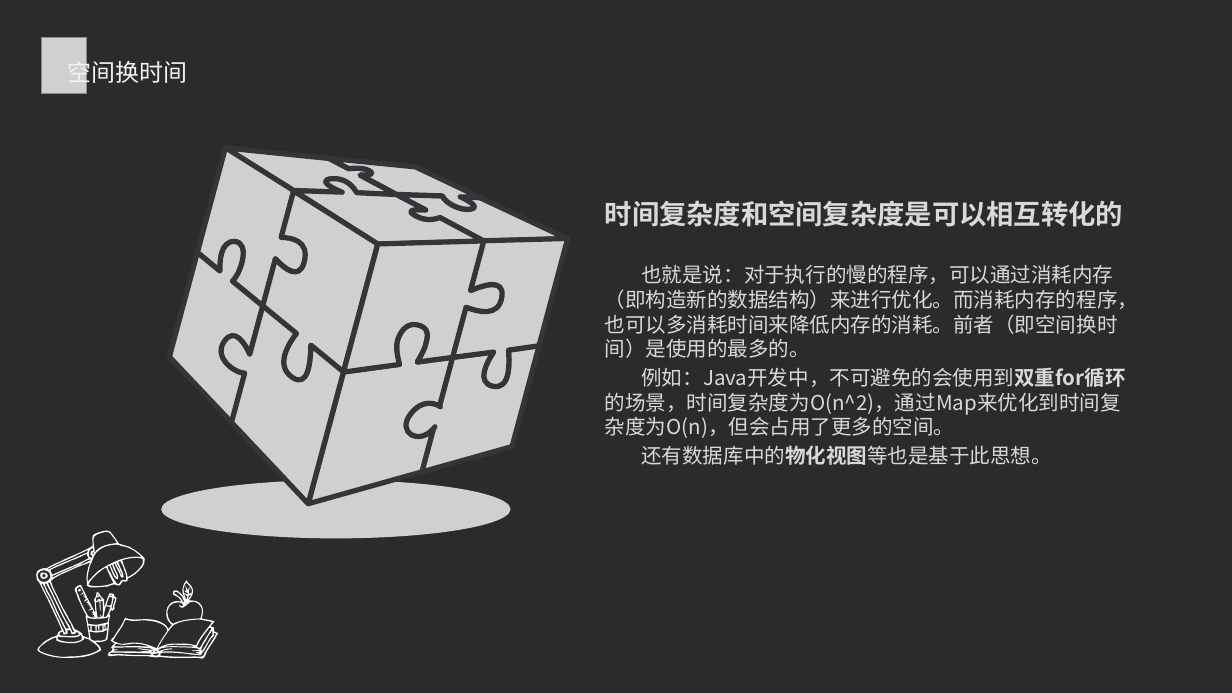
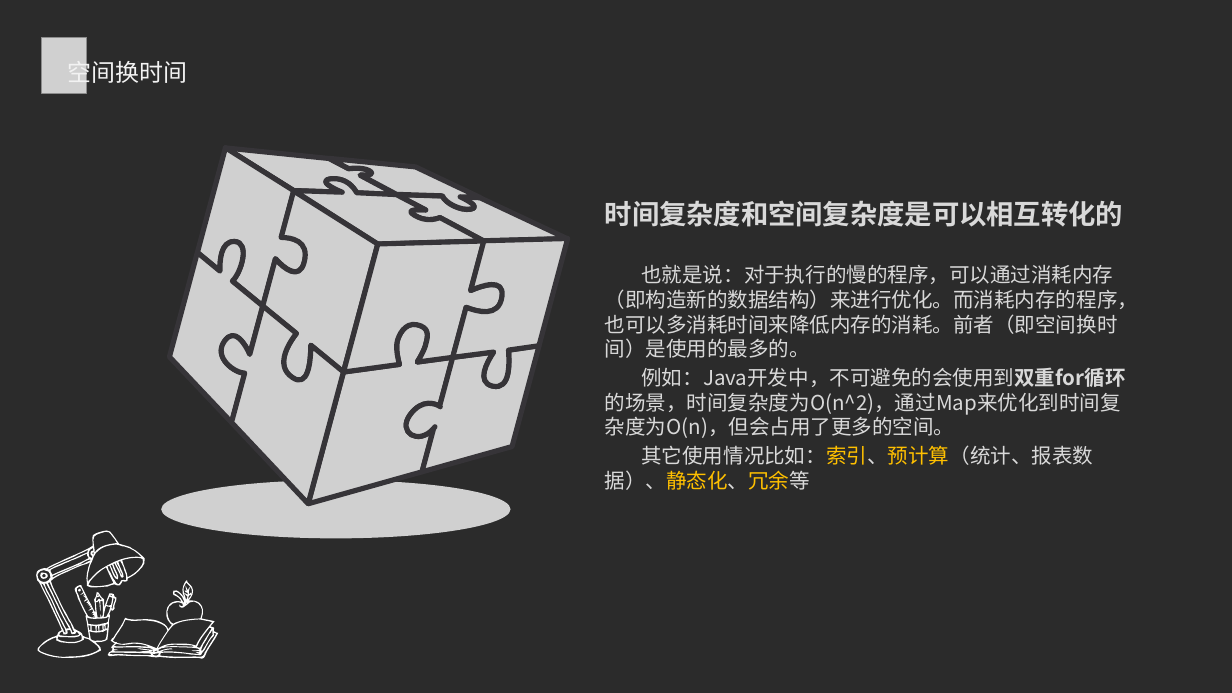
Before and after one commit to mosxuqian/probe, a slide deck: slide 23 of src/main/webapp/doc/design/性能设计.pptx. Drawn at 1232x693 pixels with LibreOffice and Linux fonts; fonts in the diff are those of the drawing; grey boxes stand for pictures; background and template pictures are left out; a plain dark background stands for a picture behind light text. Boxes give left, top, right and bottom in pixels: in the first picture for what was removed or moved away, otherwise in the second. Text is boxed around its words. In the diff, an @@ line names an element or a change of style, - is before the commit and + after.

```diff
--- a/src/main/webapp/doc/design/性能设计.pptx
+++ b/src/main/webapp/doc/design/性能设计.pptx
@@ text at <box>605,445,1093,490</box>: text changed @@
-还有数据库中的物化视图等也是基于此思想。
+其它使用情况比如：索引、预计算（统计、报表数据）、静态化、冗余等
```
Also in this commit, not shown: 1 other file.
